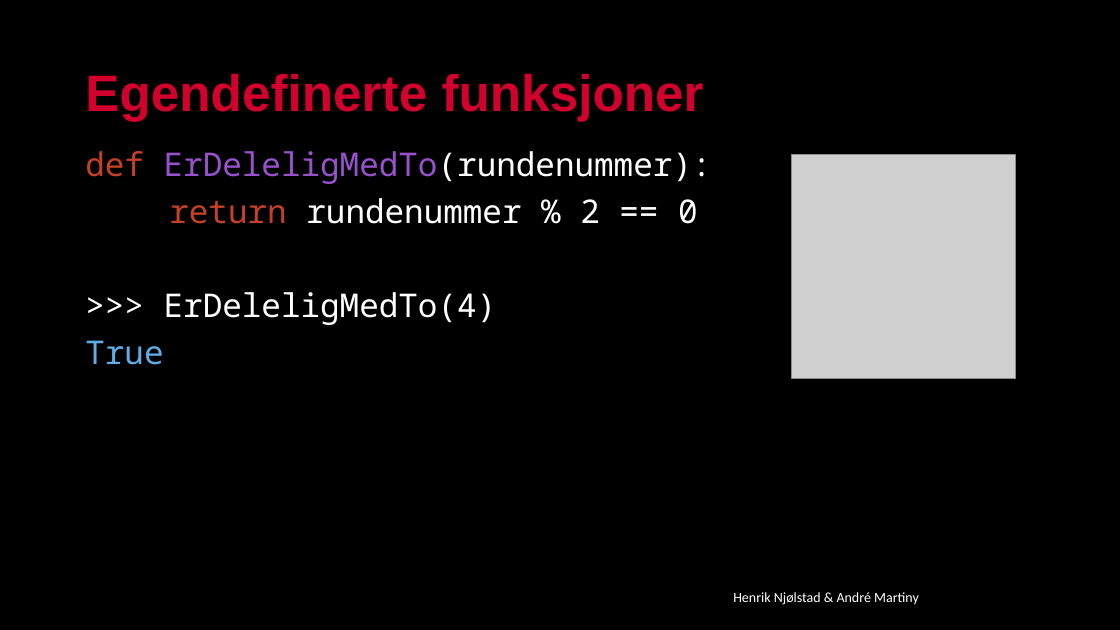
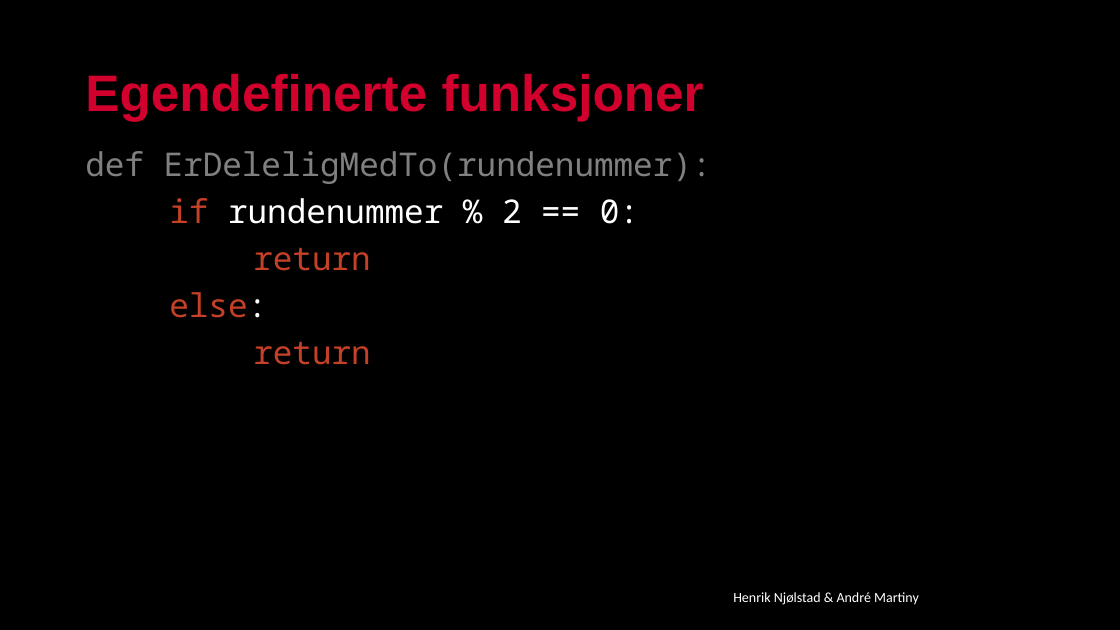
Before and after one commit to kodelaben/kodelaben.github.io, a slide deck: slide 16 of _drafts/Oppgaver/Workshop/Workshop_2PP.pptx. Drawn at 1120x630 pixels with LibreOffice and Linux fonts; fonts in the diff are those of the drawing; grey boxes stand for pictures; background and template pictures are left out. Boxes give left, top, right and bottom in pixels: in the first picture for what was removed or moved away, otherwise in the second. Text is boxed around its words. In the diff, an @@ line names an element or a change of style, - is before the commit and + after.

```diff
--- a/_drafts/Oppgaver/Workshop/Workshop_2PP.pptx
+++ b/_drafts/Oppgaver/Workshop/Workshop_2PP.pptx
@@ text at [85, 151, 712, 184]: text colour #C44026 to #808080 in "def"; text colour #9751CB to #808080, text colour #FFFFFF to #808080 in "ErDeleligMedTo(rundenummer):" @@
@@ picture removed at [791, 155, 1016, 379] @@
@@ text at [169, 198, 639, 365]: text changed; text colour #FFFFFF to #C44026 @@
-return rundenummer % 2 == 0
->>> ErDeleligMedTo(4)
-True
+if rundenummer % 2 == 0:
+return
+else:
+return
```
Also in this commit, not shown: 9 other slides changed.
